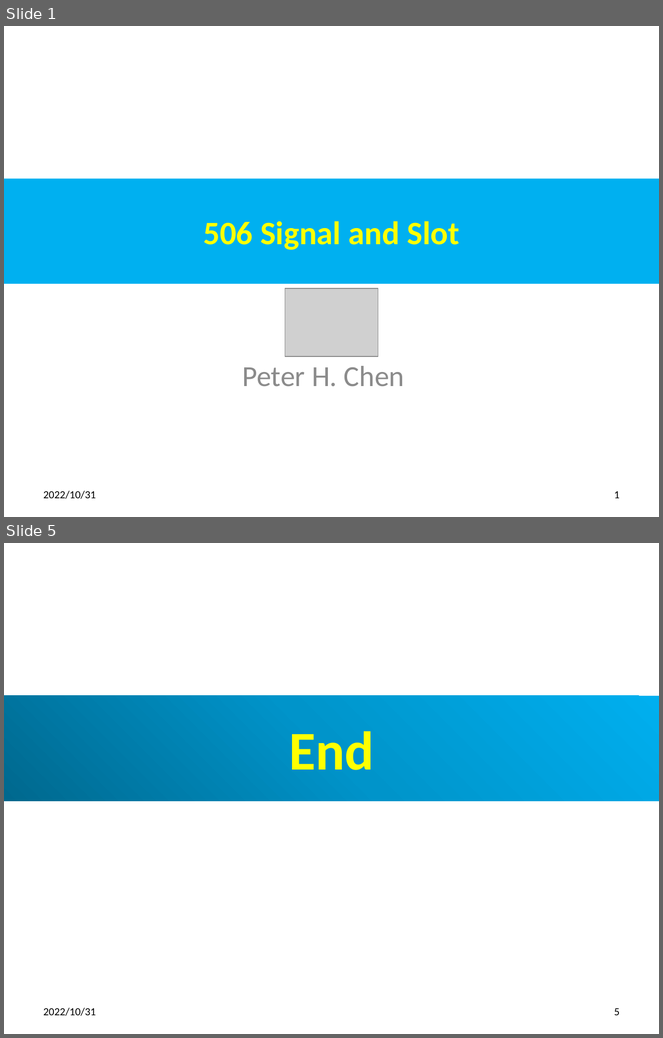
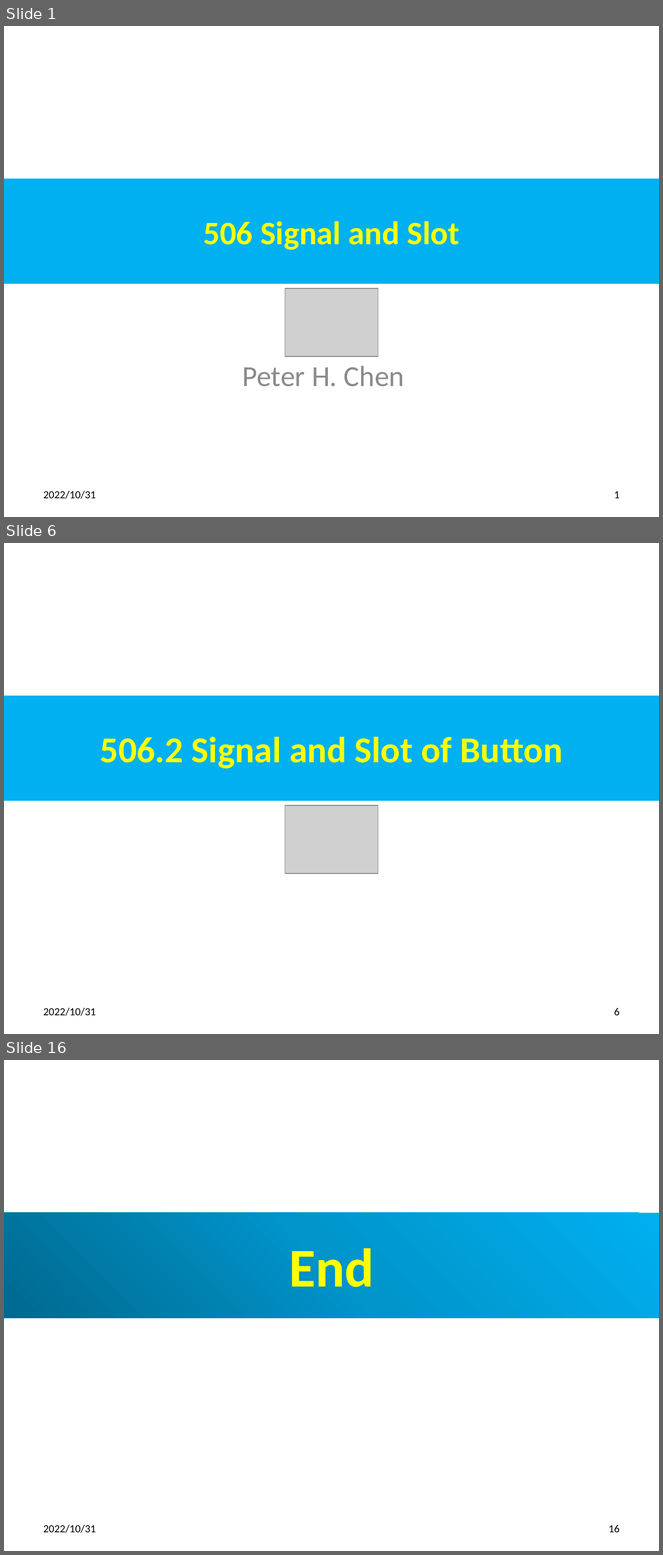
Before and after one commit to peterhchen/012_Qt, a slide deck: 506_Singal_Slot.pptx. Shown one above the other, each under a label of ours: slides 1 and 5 before the commit, slides 1, 6 and 16 after it; the slides between them are not shown. The pictures are 663x1038 and 663x1555 pixels, drawn with LibreOffice and Linux fonts; fonts in the diff are those of the drawing; grey boxes stand for pictures. Boxes give left, top, right and bottom in pixels: in the first picture for what was removed or moved away, otherwise in the second. Text is boxed around its words. In the diff, an @@ line names an element or a change of style, - is before the commit and + after.

```diff
--- a/506_Singal_Slot.pptx
+++ b/506_Singal_Slot.pptx
@@ slide 6 added at box(4, 543, 659, 1034), background #FFFFFF @@
@@ title added at box(4, 696, 659, 801), fill #00B0F0, 40 pt, text #FFFF00, bold @@
+506.2 Signal and Slot of Button
@@ picture added at box(285, 806, 378, 874) @@
@@ text added at box(44, 1008, 96, 1016), 12 pt, text #000000 @@
+2022/10/31
@@ page number added at box(614, 1008, 620, 1016), 12 pt, text #000000 @@
+6
@@ what was slide 5 is now slide 16 @@
@@ page number at box(609, 1525, 620, 1533): text changed @@
-5
+16
```
Also in this commit, not shown: 3 slides changed, 10 other slides added, 2 other files.
